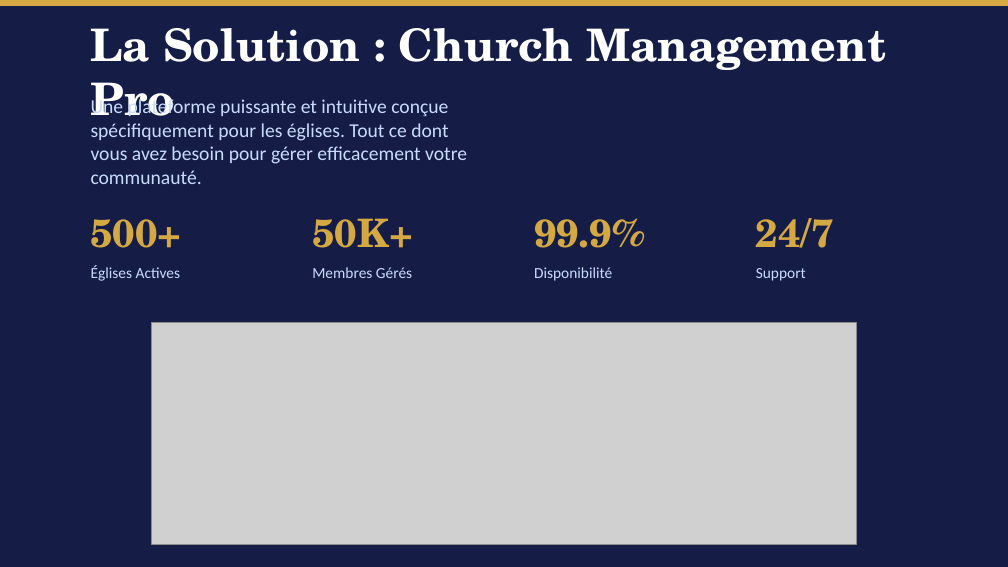
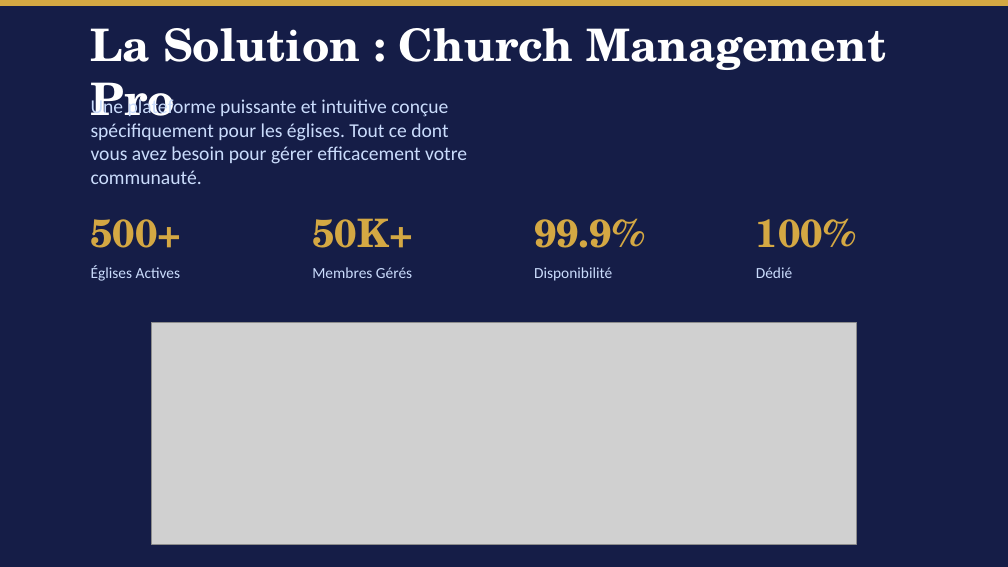
Before and after one commit to Peguy24/ChurchManagementPro, a slide deck: slide 3 of public/presentations/presentation_fr.pptx. Drawn at 1008x567 pixels with LibreOffice and Linux fonts; fonts in the diff are those of the drawing; grey boxes stand for pictures. Boxes give left, top, right and bottom in pixels: in the first picture for what was removed or moved away, otherwise in the second. Text is boxed around its words. In the diff, an @@ line names an element or a change of style, - is before the commit and + after.

```diff
--- a/public/presentations/presentation_fr.pptx
+++ b/public/presentations/presentation_fr.pptx
@@ text at box(756, 218, 856, 248): text changed @@
-24/7
+100%
@@ text at box(756, 267, 792, 278): text changed @@
-Support
+Dédié
```
Also in this commit, not shown: 1 other file.
